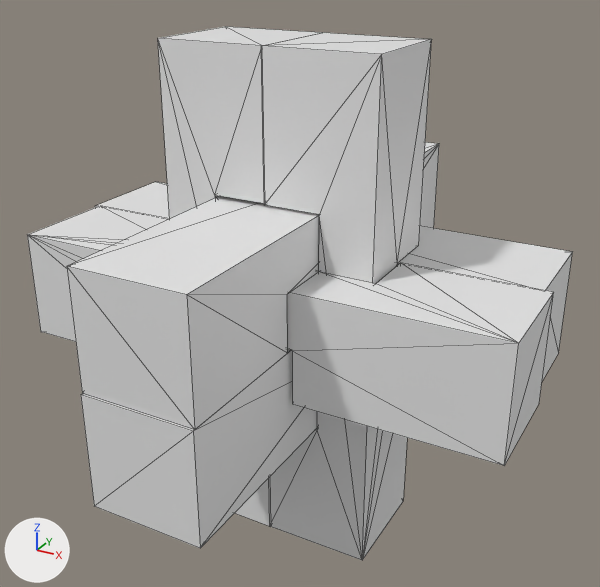
Renders of the glTF model luban.glb from each side of a commit.
Both versions are drawn from a 50 mm camera at (68.7, -153.3, 54.3) aimed at (9.3, -45.2, 0.3). Arrows for +X, +Y and +Z are at lower left; the lights stay in place. Mesh edges are drawn as thin lines. Where no turn or scale is listed for an object, it has been applied to the vertices.

The older version as bpy lines, for what is in view:
```python
me_blue_offset = bpy.data.meshes.new('Blue_Offset')
me_blue_offset.from_pydata(...)  # 24 vertices, 44 faces; spans x -8.8..8.8, y 0.0..17.5, z -40.0..40.0
me_blue_single_wide = bpy.data.meshes.new('Blue_Single_Wide')
me_blue_single_wide.from_pydata(...)  # 16 vertices, 28 faces; spans x -8.8..8.8, y -40.0..40.0, z -17.5..0.0
me_blue_solid = bpy.data.meshes.new('Blue_Solid')
me_blue_solid.from_pydata(...)  # a box spanning x -40.0..40.0, y -8.8..8.8, z 0.0..17.5
me_white_double_wide = bpy.data.meshes.new('White_Double_Wide')
me_white_double_wide.from_pydata(...)  # 24 vertices, 44 faces; spans x -17.5..0.0, y -8.8..8.8, z -40.0..40.0
me_white_offset = bpy.data.meshes.new('White_Offset')
me_white_offset.from_pydata(...)  # 24 vertices, 44 faces; spans x -17.5..0.0, y -40.0..40.0, z -8.8..8.8
me_white_w_shape = bpy.data.meshes.new('White_W_Shape')
me_white_w_shape.from_pydata(...)  # 32 vertices, 60 faces; spans x -40.0..40.0, y 0.0..17.5, z -8.8..8.7
ob_1 = bpy.data.objects.new('1', me_blue_offset)
ob_1.location = (0.0, -54.7, 0.0)
ob_2 = bpy.data.objects.new('2', me_white_offset)
ob_2.location = (17.3, -46.0, -8.9)
ob_3 = bpy.data.objects.new('3', me_white_w_shape)
ob_3.location = (8.9, -63.2, 0.3)
ob_4 = bpy.data.objects.new('4', me_blue_single_wide)
ob_4.location = (8.6, -45.7, 17.4)
ob_5 = bpy.data.objects.new('5', me_white_double_wide)
ob_5.location = (26.1, -45.9, 0.0)
ob_6 = bpy.data.objects.new('6', me_blue_solid)
ob_6.location = (7.7, -36.9, -8.6)
```
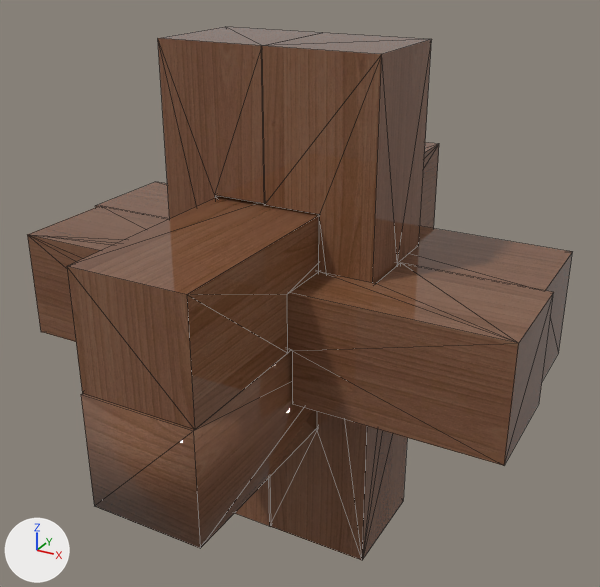
Boxes (x1, y1, x2, y2) around the edits, measured in the pictures (600 x 587 px):
'5', recoloured (grey to brown): (261, 32, 431, 560) in both
'3', recoloured (grey to brown): (27, 206, 554, 466) in both
'4', recoloured (grey to brown): (67, 142, 439, 430) in both
'2', recoloured (grey to brown): (81, 349, 317, 548) in both
'1', recoloured (grey to brown): (158, 26, 321, 526) in both
'6', recoloured (white to brown): (95, 182, 573, 381) in both

The change, as a diff of the scene's bpy script:
```diff
--- a/luban.glb.py
+++ b/luban.glb.py
@@ img_木材材质 @@
+img_木材材质 = load_image('木材材质', '_unpacked/____', 1400, 1681, 'sRGB')
@@ mat_材质_002 @@
+mat_材质_002 = principled_material('材质.002')
+mat_材质_002.texture = img_木材材质
+mat_材质_002.roughness = 0.0
@@ me_blue_offset @@
 me_blue_offset.from_pydata(...)  # 24 vertices, 44 faces; spans x -8.8..8.8, y 0.0..17.5, z -40.0..40.0
+me_blue_offset.materials.append(mat_材质_002)  # picture img_木材材质
@@ me_blue_single_wide @@
 me_blue_single_wide.from_pydata(...)  # 16 vertices, 28 faces; spans x -8.8..8.8, y -40.0..40.0, z -17.5..0.0
+me_blue_single_wide.materials.append(mat_材质_002)  # picture img_木材材质
@@ me_blue_solid @@
 me_blue_solid.from_pydata(...)  # 8 vertices, 12 faces; spans x -40.0..40.0, y -8.8..8.8, z 0.0..17.5
+me_blue_solid.materials.append(mat_材质_002)  # picture img_木材材质
@@ me_white_double_wide @@
 me_white_double_wide.from_pydata(...)  # 24 vertices, 44 faces; spans x -17.5..0.0, y -8.8..8.8, z -40.0..40.0
+me_white_double_wide.materials.append(mat_材质_002)  # picture img_木材材质
@@ me_white_offset @@
 me_white_offset.from_pydata(...)  # 24 vertices, 44 faces; spans x -17.5..0.0, y -40.0..40.0, z -8.8..8.8
+me_white_offset.materials.append(mat_材质_002)  # picture img_木材材质
@@ me_white_w_shape @@
 me_white_w_shape.from_pydata(...)  # 32 vertices, 60 faces; spans x -40.0..40.0, y 0.0..17.5, z -8.8..8.7
+me_white_w_shape.materials.append(mat_材质_002)  # picture img_木材材质
```
